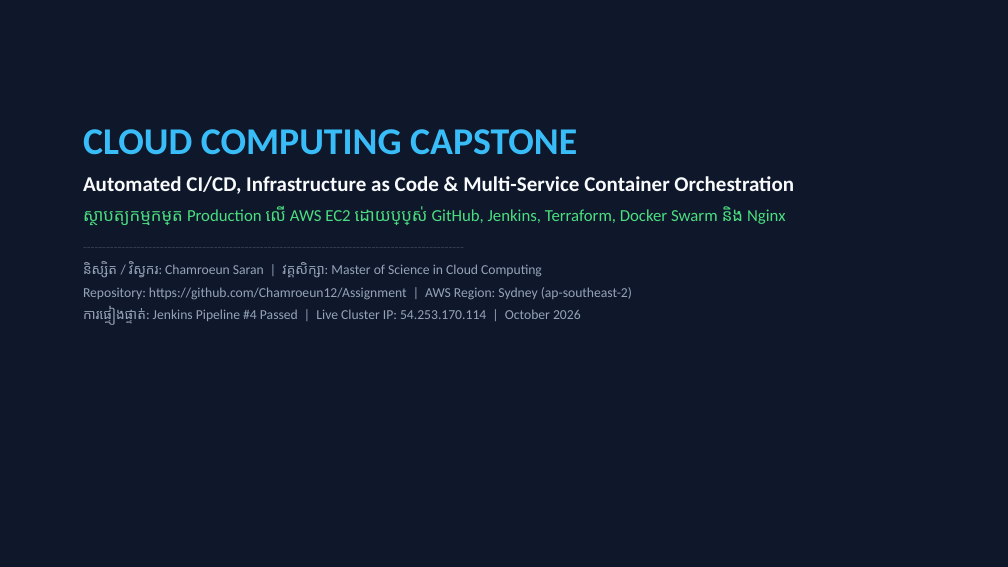
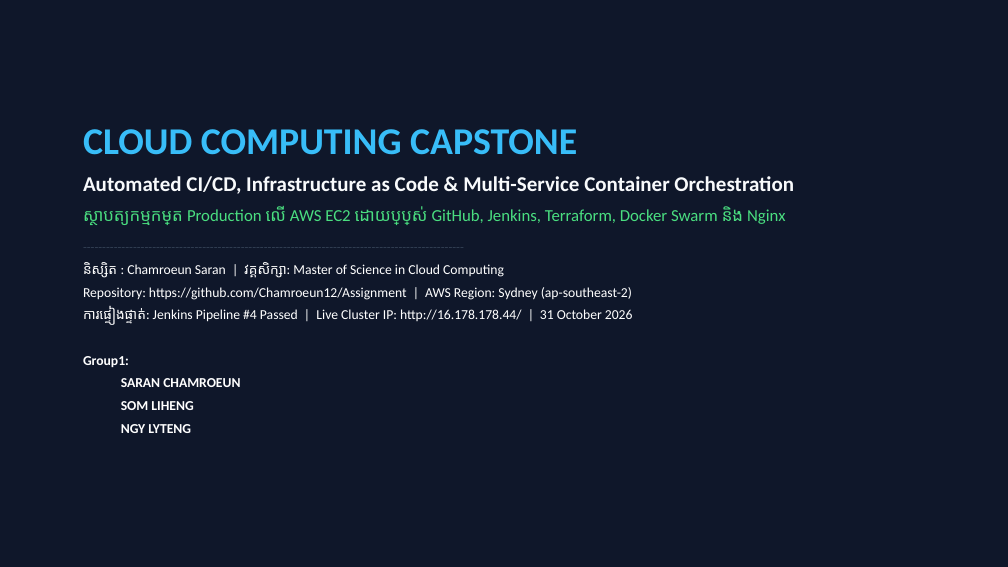
Before and after one commit to Chamroeun12/Assignment, a slide deck: slide 1 of Cloud_Computing_Capstone_Khmer.pptx. Drawn at 1008x567 pixels with LibreOffice and Linux fonts; fonts in the diff are those of the drawing. Boxes give left, top, right and bottom in pixels: in the first picture for what was removed or moved away, otherwise in the second. Text is boxed around its words. In the diff, an @@ line names an element or a change of style, - is before the commit and + after.

```diff
--- a/Cloud_Computing_Capstone_Khmer.pptx
+++ b/Cloud_Computing_Capstone_Khmer.pptx
@@ text at (83, 262, 504, 278): text changed; text colour #94A3B8 to #FFFFFF @@
-និស្សិត / វិស្វករ: Chamroeun Saran | វគ្គសិក្សា: Master of Science in Cloud Computing
+និស្សិត : Chamroeun Saran | វគ្គសិក្សា: Master of Science in Cloud Computing
@@ text at (83, 287, 632, 300): text colour #94A3B8 to #FFFFFF in "Repository: https://github.com/Chamroeun12/Assignment | AWS  ..." @@
@@ text at (83, 306, 633, 433): text changed; text colour #94A3B8 to #FFFFFF @@
-ការផ្ទៀងផ្ទាត់: Jenkins Pipeline #4 Passed | Live Cluster IP: 54.253.170.114 | October 2026
+ការផ្ទៀងផ្ទាត់: Jenkins Pipeline #4 Passed | Live Cluster IP: http://16.178.178.44/ | 31 October 2026
+Group1:
+SARAN CHAMROEUN
+SOM LIHENG
+NGY LYTENG
```
Also in this commit, not shown: 2 other slides changed, 5 other files.
